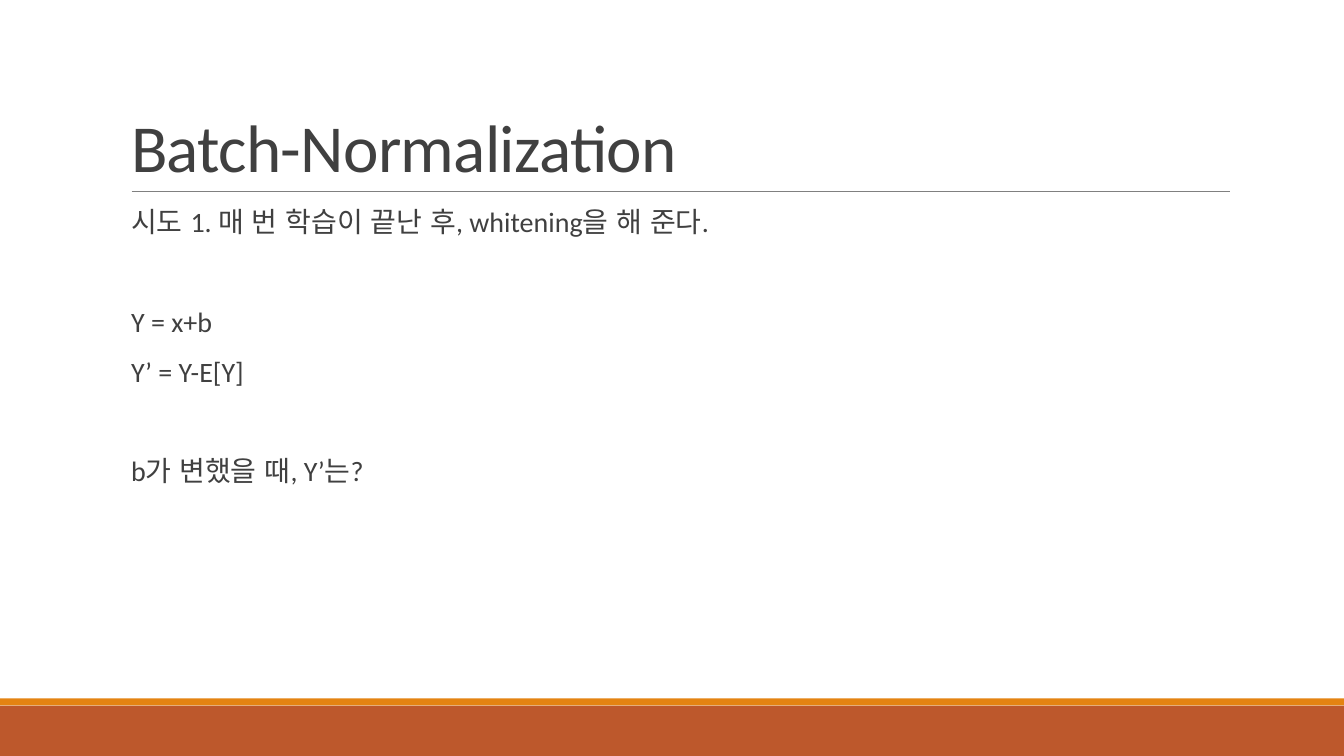
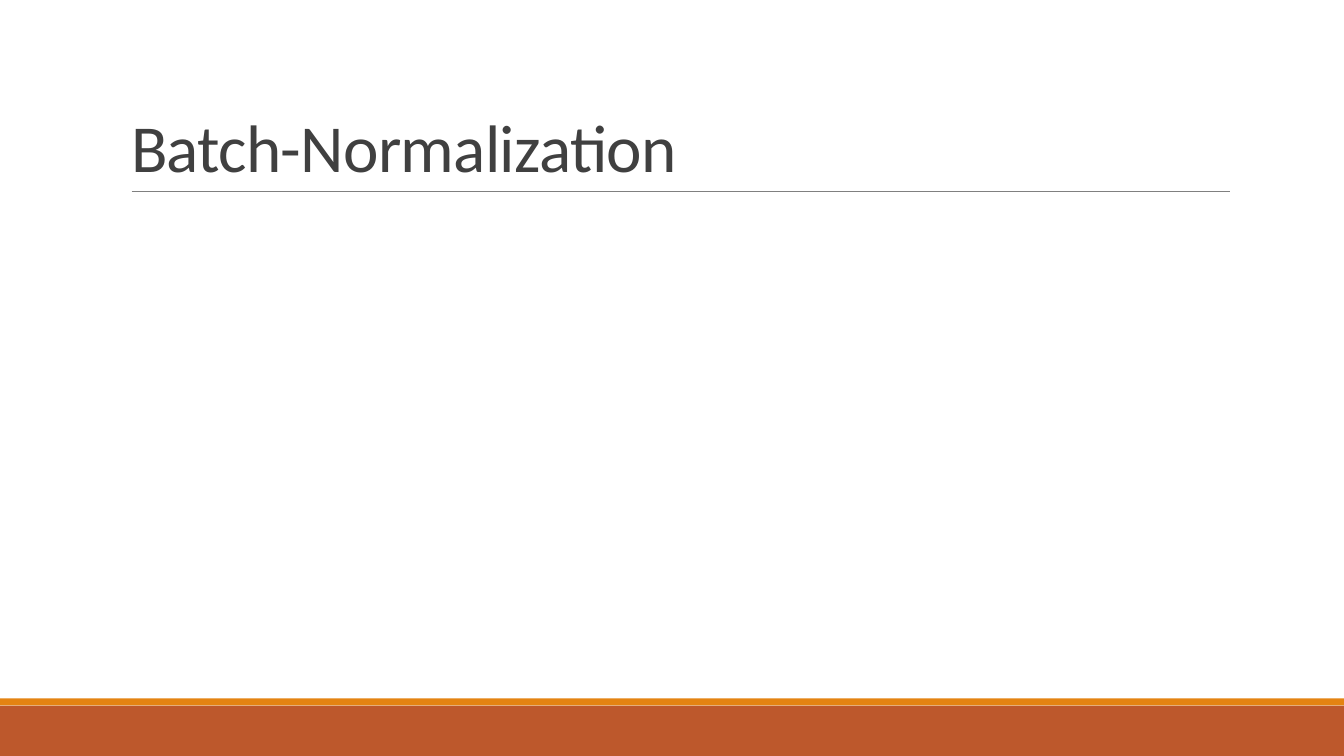
Before and after one commit to HYU-AILAB/ai-seminar, a slide deck: slide 11 of 04. Batch Normalization & Dropout/Dropout-BN.pptx. Drawn at 1344x756 pixels with LibreOffice and Linux fonts; fonts in the diff are those of the drawing; grey boxes stand for pictures. Boxes give left, top, right and bottom in pixels: in the first picture for what was removed or moved away, otherwise in the second. Text is boxed around its words. In the diff, an @@ line names an element or a change of style, - is before the commit and + after.

```diff
--- a/04. Batch Normalization & Dropout/Dropout-BN.pptx
+++ b/04. Batch Normalization & Dropout/Dropout-BN.pptx
@@ text removed at (131,208,709,485) @@
-  시도 1. 매 번 학습이 끝난 후, whitening을 해 준다.
-  Y = x+b
-  Y’ = Y-E[Y]
-  b가 변했을 때, Y’는?
```
Also in this commit, not shown: 1 other slide changed, 3 slides added.
